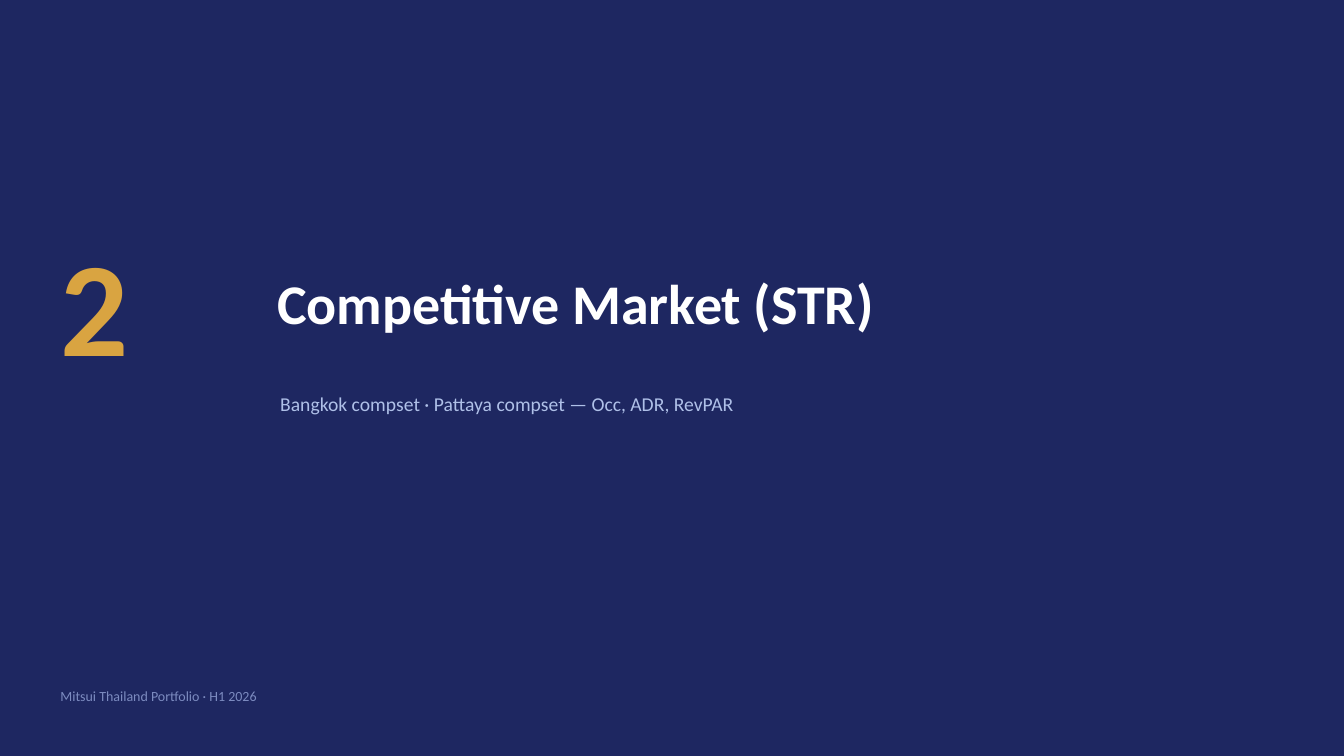
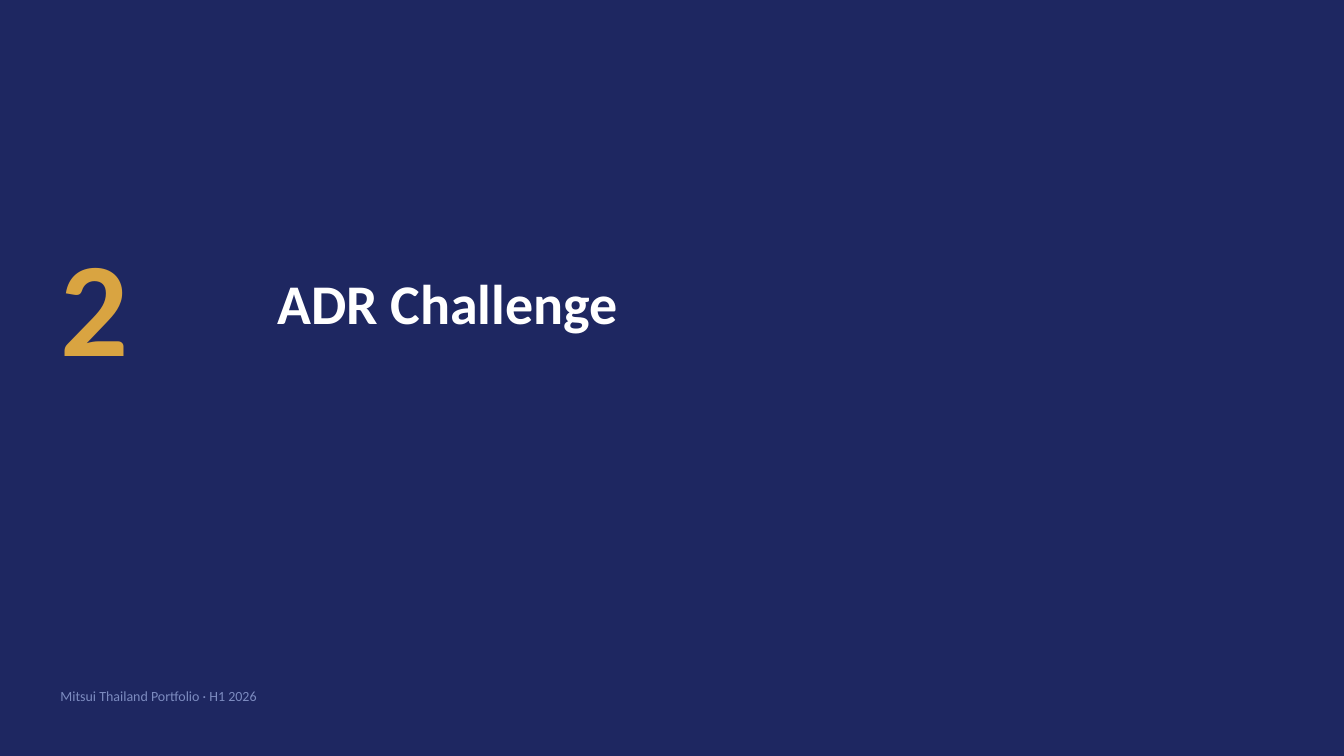
Before and after one commit to Chavin2543/mae-workspace, a slide deck: slide 20 of output/Portfolio_Performance_Report_H1-2026.pptx (slide 14 before the commit). Drawn at 1344x756 pixels with LibreOffice and Linux fonts; fonts in the diff are those of the drawing. Boxes give left, top, right and bottom in pixels: in the first picture for what was removed or moved away, otherwise in the second. Text is boxed around its words. In the diff, an @@ line names an element or a change of style, - is before the commit and + after.

```diff
--- a/output/Portfolio_Performance_Report_H1-2026.pptx
+++ b/output/Portfolio_Performance_Report_H1-2026.pptx
@@ text at bbox=[277, 284, 617, 334]: text changed @@
-Competitive Market (STR)
+ADR Challenge
@@ text removed at bbox=[280, 397, 734, 415] @@
-Bangkok compset · Pattaya compset — Occ, ADR, RevPAR
```
Also in this commit, not shown: 5 other slides changed, 3 slides added.
